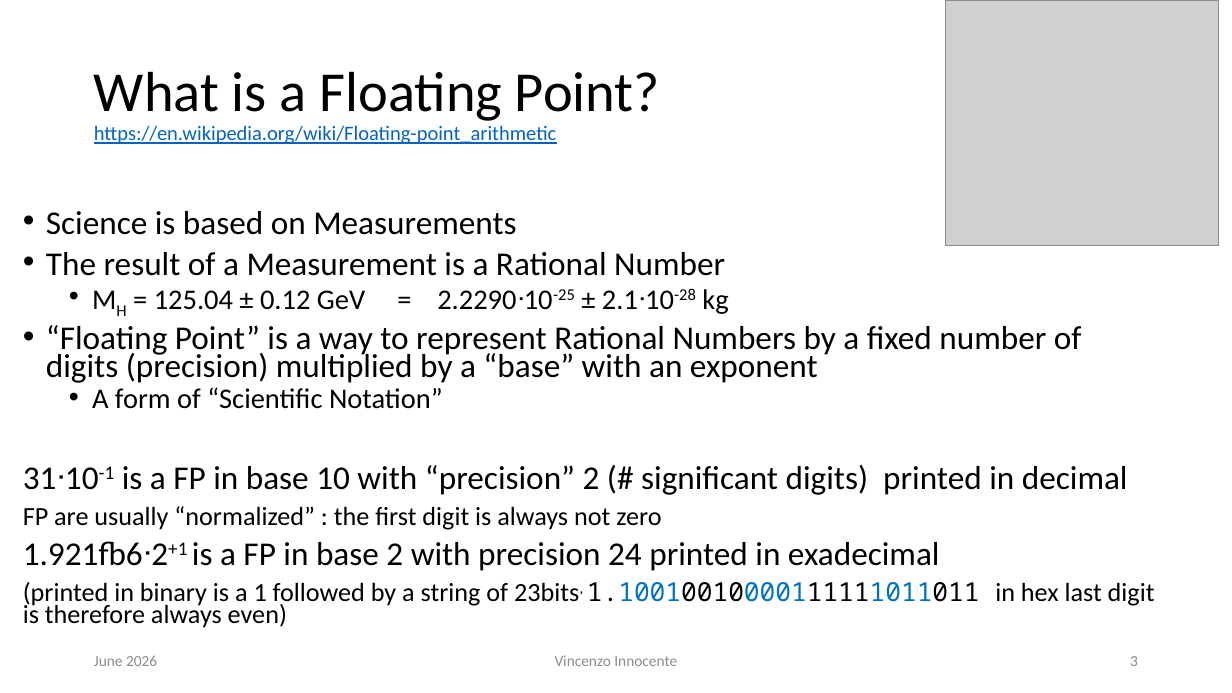
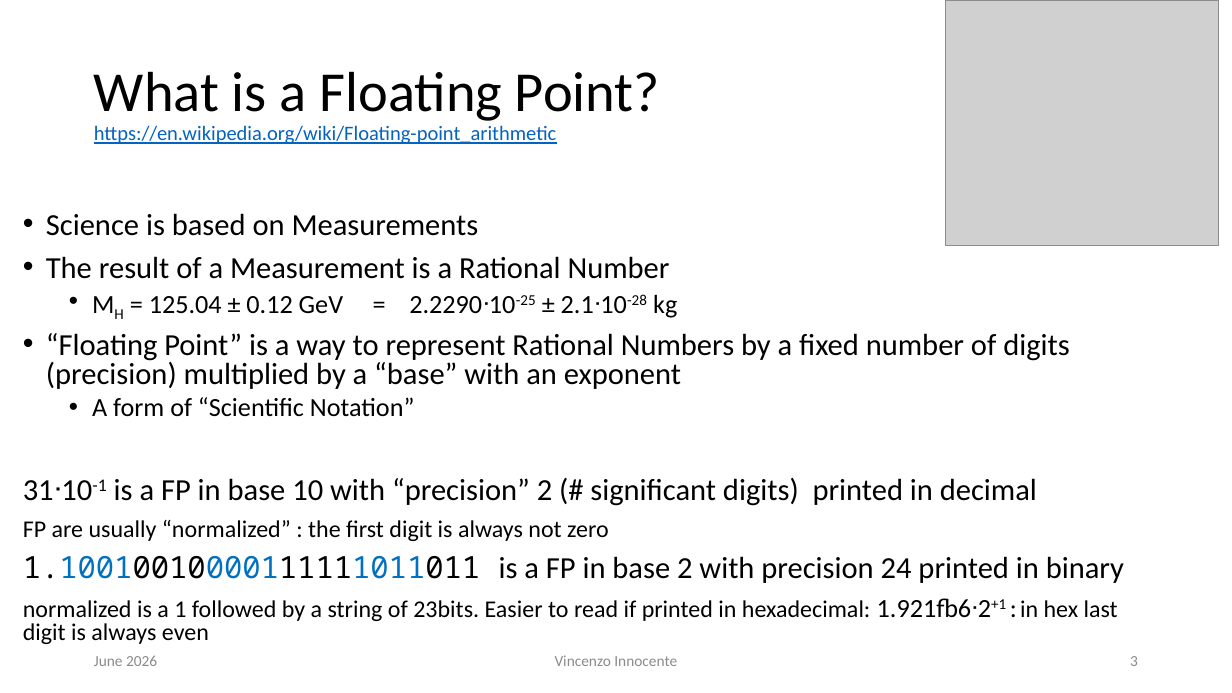
Before and after one commit to VinInn/FPCourse, a slide deck: slide 3 of Slides/FPforScientist.pptx. Drawn at 1232x693 pixels with LibreOffice and Linux fonts; fonts in the diff are those of the drawing; grey boxes stand for pictures. Boxes give left, top, right and bottom in pixels: in the first picture for what was removed or moved away, otherwise in the second. Text is boxed around its words. In the diff, an @@ line names an element or a change of style, - is before the commit and + after.

Commit message:
make binary format clearer

```diff
--- a/Slides/FPforScientist.pptx
+++ b/Slides/FPforScientist.pptx
@@ text at [23,213,1069,541]: size 25.9 to 23.8 pt in "Science is based on Measurements", "The result of a Measurement is a ...", "“Floating Point” is a way to represent ...", "31ᐧ10-1 is a FP in base 10 ..."; size 22.2 to 20.4 pt in "MH = 125.04 ± 0.12 GeV = ...", "A form of “Scientific Notation”"; size 20.4 to 18.7 pt in "FP are usually “normalized” : the first ..."; line spacing 0.7 to 0.8 @@
@@ text at [23,556,1124,644]: text changed; size 20.4 to 18.7 pt @@
-1.921fb6ᐧ2+1 is a FP in base 2 with precision 24 printed in exadecimal
-(printed in binary is a 1 followed by a string of 23bits, 1.10010010000111111011011 in hex last digit is therefore always even)
+1.10010010000111111011011 is a FP in base 2 with precision 24 printed in binary
+normalized is a 1 followed by a string of 23bits. Easier to read if printed in hexadecimal: 1.921fb6ᐧ2+1 : in hex last digit is always even
```
